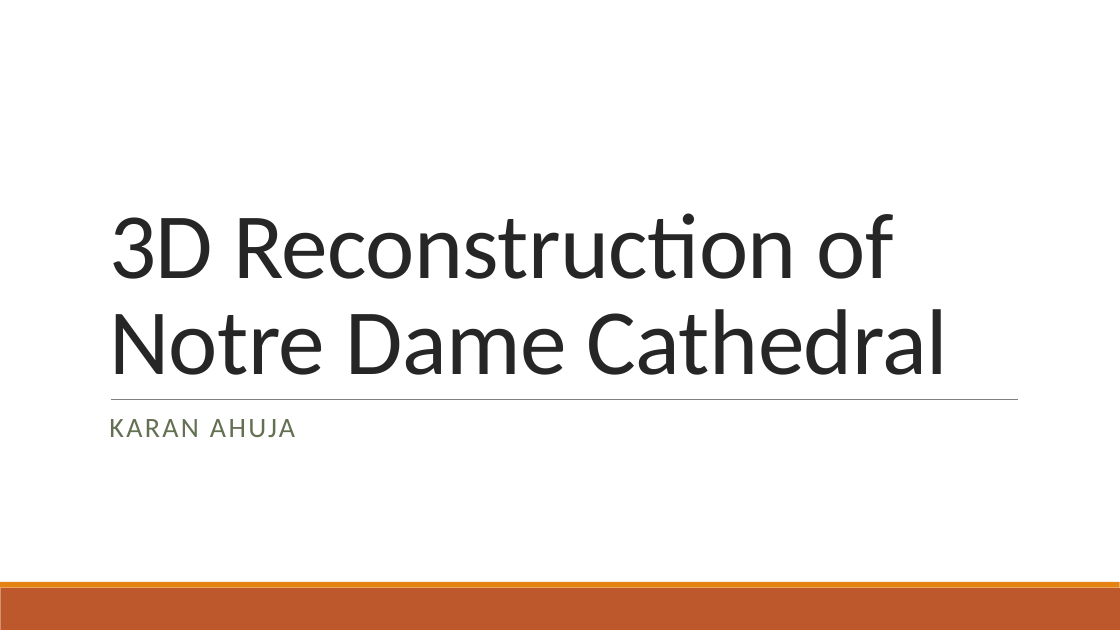
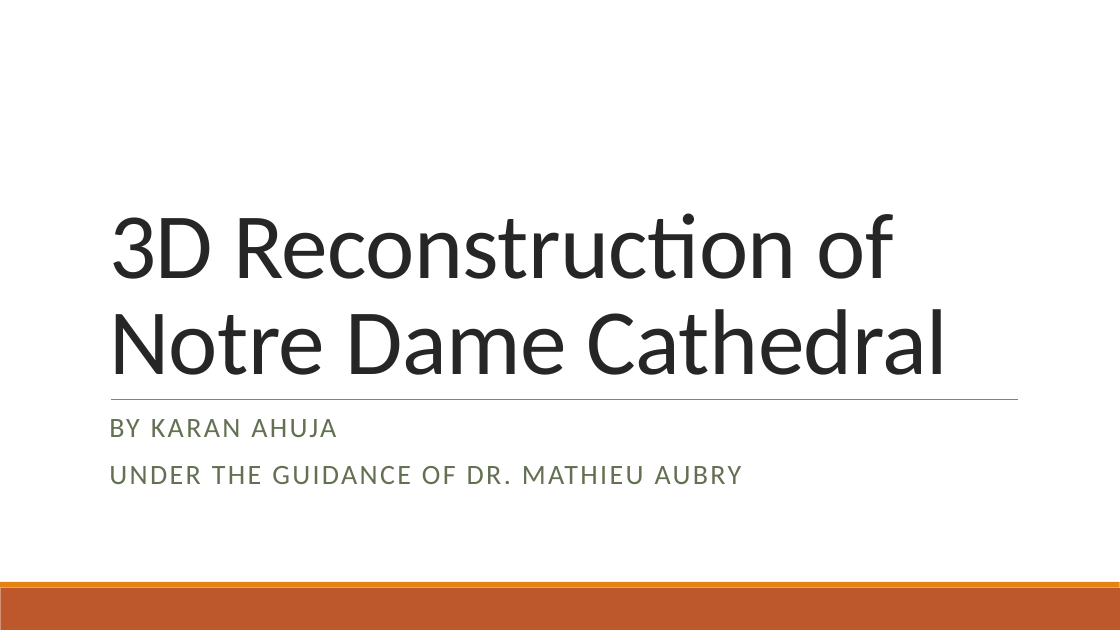
Before and after one commit to anonymous31173/3D-Reconstruction, a slide deck: slide 1 of 3D Reconstruction of Notre Dame Cathedral.pptx. Drawn at 1120x630 pixels with LibreOffice and Linux fonts; fonts in the diff are those of the drawing. Boxes give left, top, right and bottom in pixels: in the first picture for what was removed or moved away, otherwise in the second. Text is boxed around its words. In the diff, an @@ line names an element or a change of style, - is before the commit and + after.

```diff
--- a/3D Reconstruction of Notre Dame Cathedral.pptx
+++ b/3D Reconstruction of Notre Dame Cathedral.pptx
@@ subtitle at (109,419,742,484): text changed @@
-KARAN AHUJA
+BY KARAN AHUJA
+UNDER THE GUIDANCE OF DR. MATHIEU AUBRY
```
Also in this commit, not shown: 4 other slides changed, 2 slides added.
